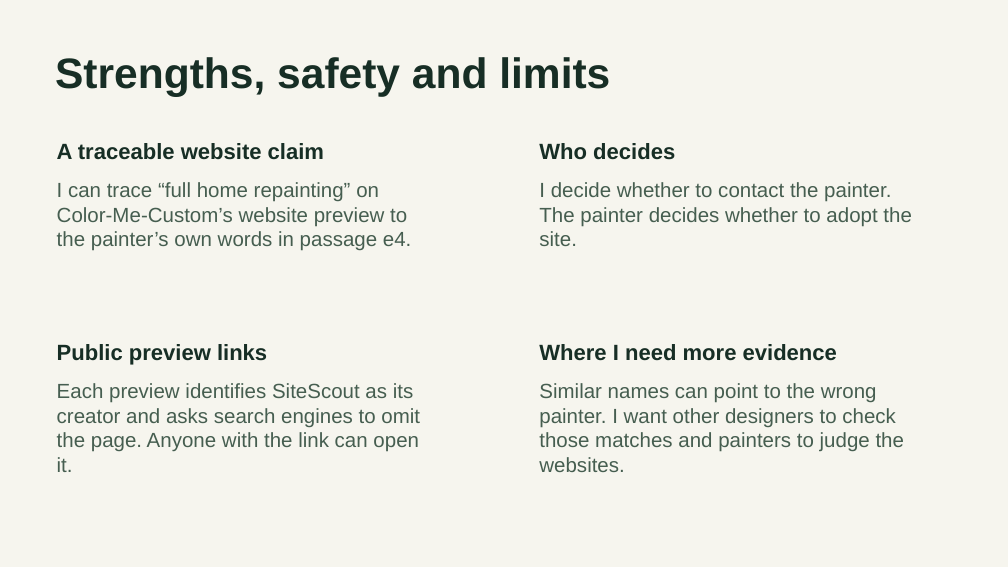
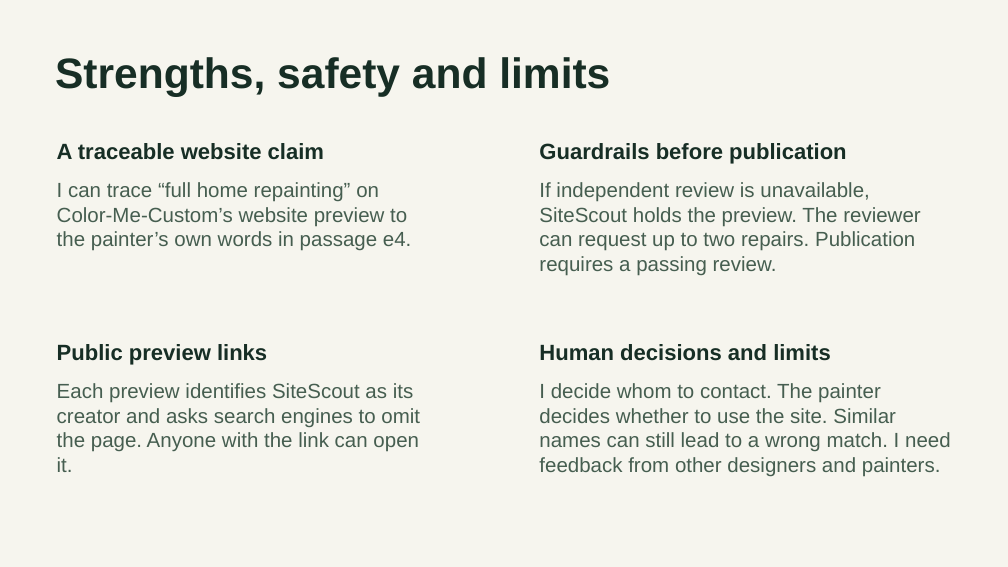
Before and after one commit to Abraham21/sitescout-capstone, a slide deck: slide 8 of submission/SiteScout Presentation.pptx. Drawn at 1008x567 pixels with LibreOffice and Linux fonts; fonts in the diff are those of the drawing. Boxes give left, top, right and bottom in pixels: in the first picture for what was removed or moved away, otherwise in the second. Text is boxed around its words. In the diff, an @@ line names an element or a change of style, - is before the commit and + after.

Commit message:
Clarify capstone evaluation, course decisions and grader walkthrough

```diff
--- a/submission/SiteScout Presentation.pptx
+++ b/submission/SiteScout Presentation.pptx
@@ text at (x1=539, y1=143, x2=846, y2=164): text changed @@
-Who decides
+Guardrails before publication
@@ text at (x1=539, y1=182, x2=920, y2=276): text changed @@
-I decide whether to contact the painter. The painter decides whether to adopt the site.
+If independent review is unavailable, SiteScout holds the preview. The reviewer can request up to two repairs. Publication requires a passing review.
@@ text at (x1=539, y1=344, x2=831, y2=361): text changed @@
-Where I need more evidence
+Human decisions and limits
@@ text at (x1=539, y1=383, x2=951, y2=477): text changed @@
-Similar names can point to the wrong painter. I want other designers to check those matches and painters to judge the websites.
+I decide whom to contact. The painter decides whether to use the site. Similar names can still lead to a wrong match. I need feedback from other designers and painters.
```
Also in this commit, not shown: 1 slide added, 1 slide removed, 6 other files.
